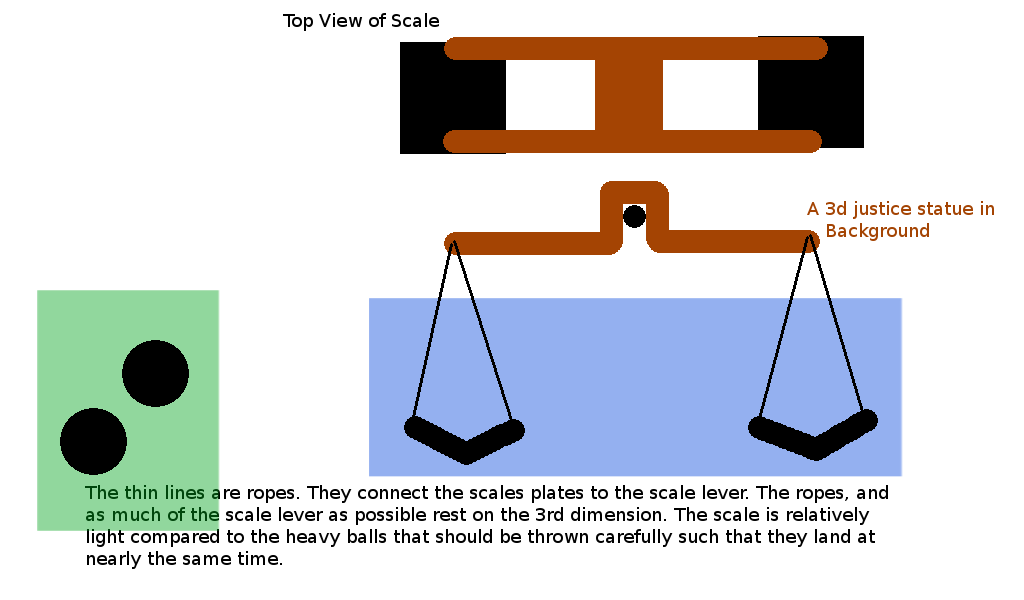
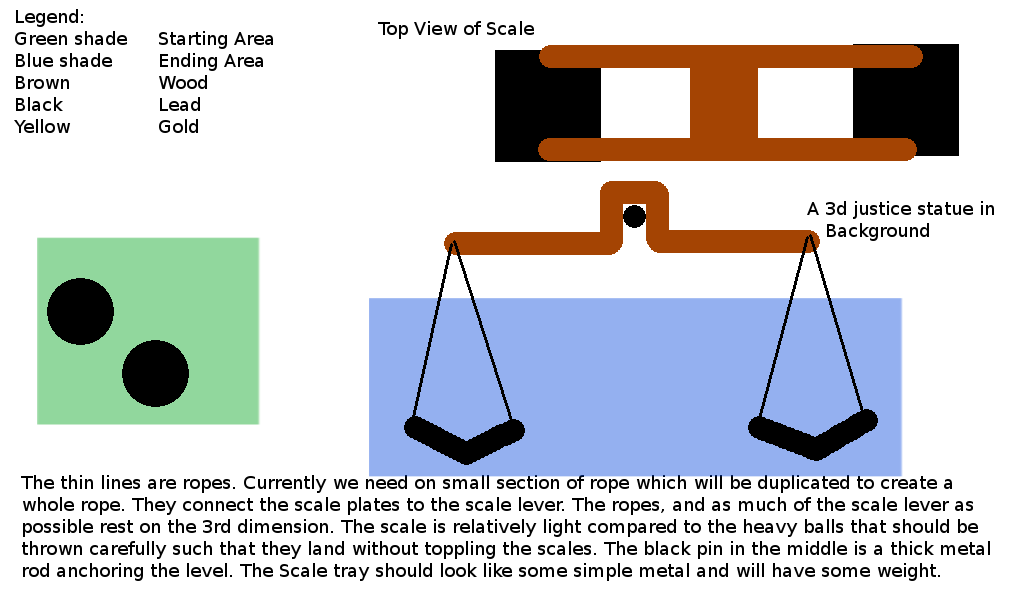
Two versions of the same layered image (1024x600). Layer-by-layer changes:
added layer "Top view" above "Stuff" over [378, 21, 959, 162]
painted on "Stuff" over [47, 36, 864, 475]
added layer "Legend: ..." above "Starting area" over [14, 9, 273, 133]
painted on "Starting area" over [37, 237, 261, 531]
removed layer "Top View of Scale" over [283, 13, 439, 31]
renamed "The thin lines are ropes. They..." to "Big Text", painted on it over [21, 475, 990, 581]
painted on "A 3d justice statue in ..." over [807, 201, 994, 241]
